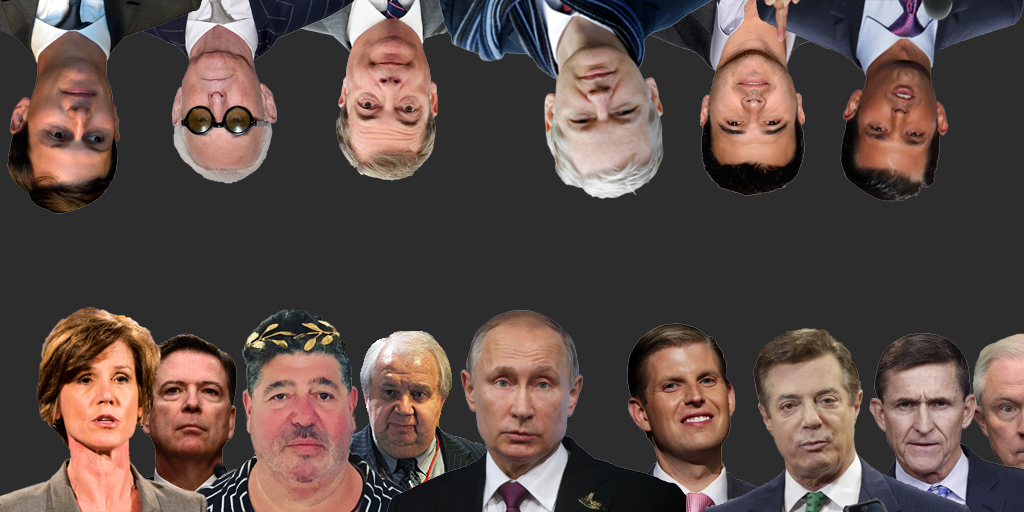
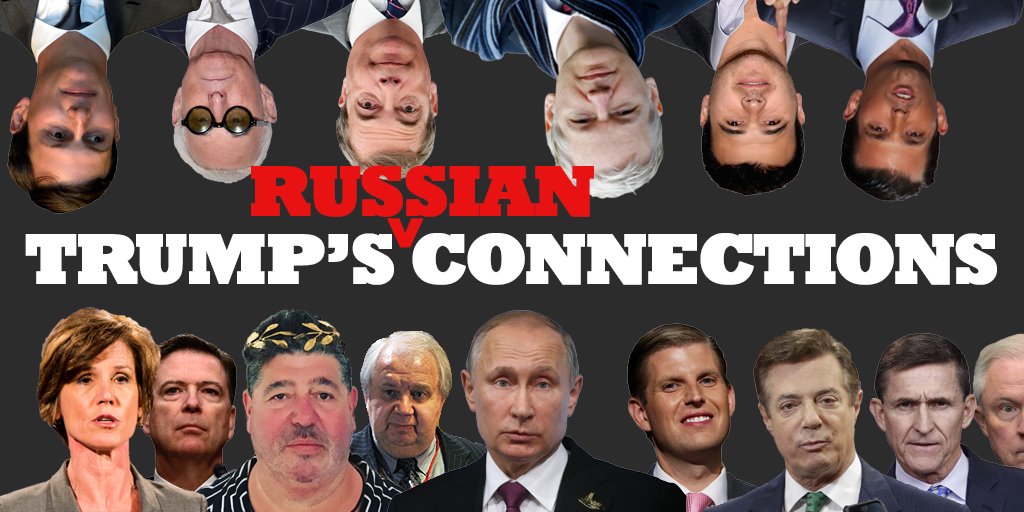
The second w=1024, h=512 image is a revision of the first. Changes to its layers:
added group "Group 1" with 2 layers above "TRUMP’S CONNECTIONS" over [251,165,594,248]
added layer "caret" in group "Group 1" over [387,218,424,248]
added layer "RUSSIAN" in group "Group 1" over [251,165,594,217]
added layer "TRUMP’S CONNECTIONS" above "Layer 3" over [25,233,997,285]
